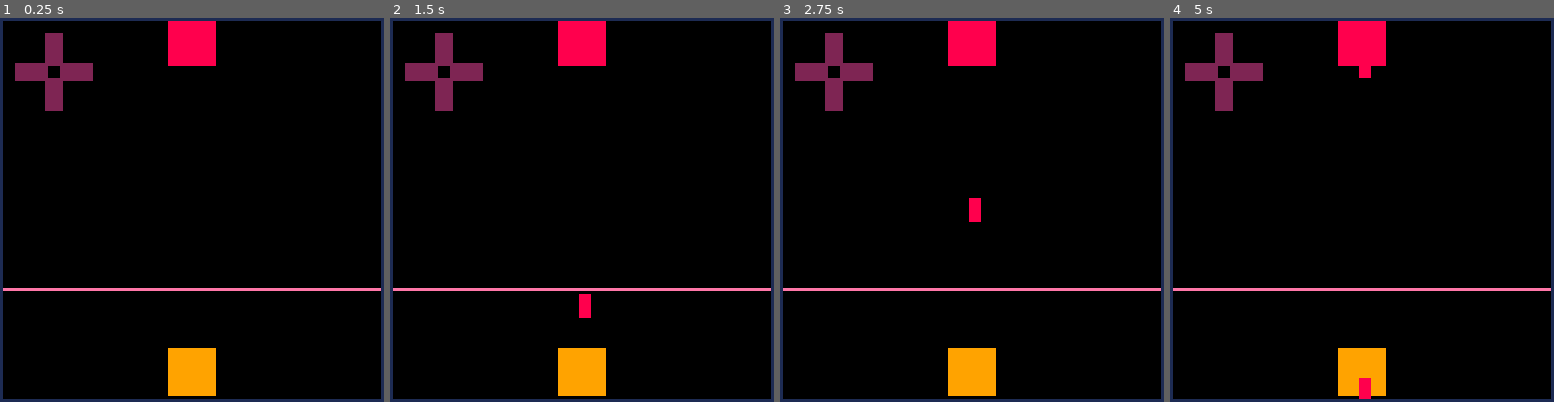
Above: before the commit, frames 1-4 (left to right).
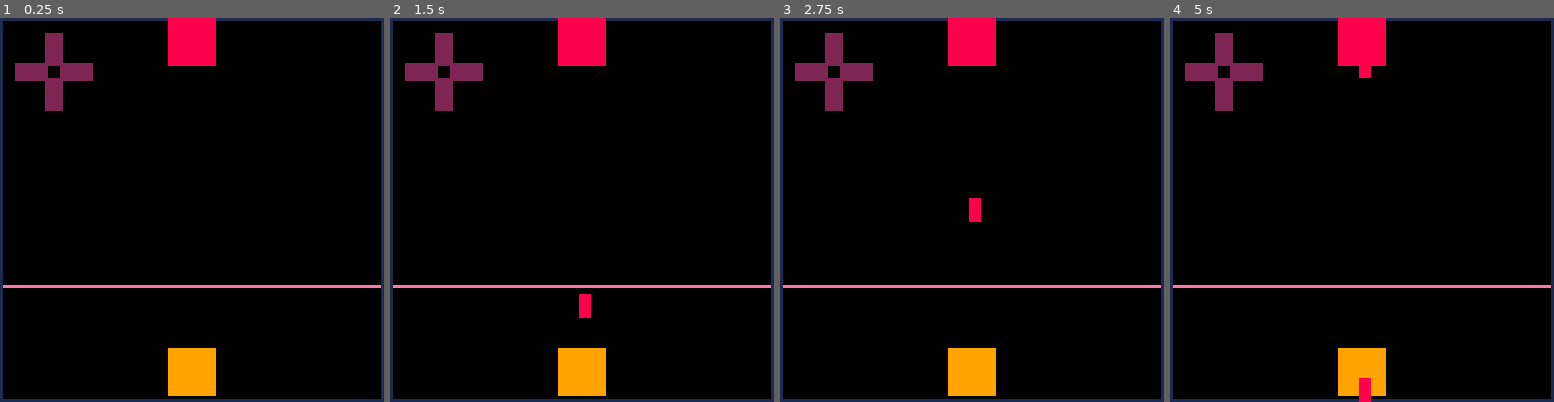
Above: after the commit, the same moments.

Repository: egitelma/pico_radio
Game: PICO-8 cartridge radio.p8
The game is run twice, just before and just after one commit, with the same random seed, the same clock (stepped at 60 frames per second) and the same inputs.
Inputs:
- Up to frame 1 (0.25 s): no input
- Up to frame 2 (1.5 s): tap O (Z key) at 0.33, 0.7, 1.43 s
- Up to frame 3 (2.75 s): hold Left 1.97-2.37 s; tap O (Z key) at 2.22 s; hold Down from 2.42 s (still down)
- Up to frame 4 (5 s): release Down at 2.82 s; hold Right 2.87-3.53 s; tap O (Z key) at 3.1, 3.98, 4.87 s; hold Up 3.58-4.08 s; hold Right 4.13-4.53 s; hold Down from 4.58 s (still down)

The runs differ from the first frame. In frame 1, 1.6% of the frame differs, in the area x 0-100%, y 0-72%; in frame 2, 1.6%; in frame 3, 1.6%; in frame 4, 1.7%, in the area x 0-100%, y 0-100%.

Commit message:
added lineList to wave class definition

Diff:
--- a/radio.p8
+++ b/radio.p8
@@ -4,7 +4,7 @@
 
 -- wave class
 -- type: sawtooth, sine, square, triangle
--- size:
+-- size: determined however. right now it's defaulted at 8
 Wave = {
     type = "",
     size = 0,
@@ -18,6 +18,7 @@
     newWave.type = type
     newWave.size = size
     newWave.color = 2 --maroon-ish
+    newWave.lineList = {} --for storing individual lines
     -- types: sawtooth, square, sine, triangle
     if(type == "sawtooth") then
         newWave.color = 12 --slightly jarring blue
@@ -36,8 +37,7 @@
 local lineList = {}
 
 -- barriers for movement
-local line1height = 30
-local line2height = 90
+local line2height = 89
 
 -- player one (wave sender) info
 local playerOne = {
@@ -48,7 +48,7 @@
     minX = 2,
     maxX = 125,
     minY = 2,
-    maxY = line1height-3
+    maxY = 0
 }
 
 -- player two (wave receiver) info
@@ -113,7 +113,9 @@
     line(1, line2height, 126, line2height, 14)
 end
 
-function createLine() -- draw a red box that gts added to the lineList
+function createLine(type) -- draw a red box that gts added to the lineList
+    -- generate a different line based on type
+
     if btn(4) then
         local line = {
             x = playerOne.x + playerOne.size / 2,
@@ -121,7 +123,6 @@
             size = 3
         }
         add(lineList, line)
-        --printh("lineList size: " .. #lineList)
     end
 end
 
@@ -159,10 +159,10 @@
 
 function _draw()
     cls()
-    drawControls();
+    drawControls()
+    drawBorders()
     drawPlayer()
     drawLines()
-    drawBorders()
 end
 
 __gfx__
